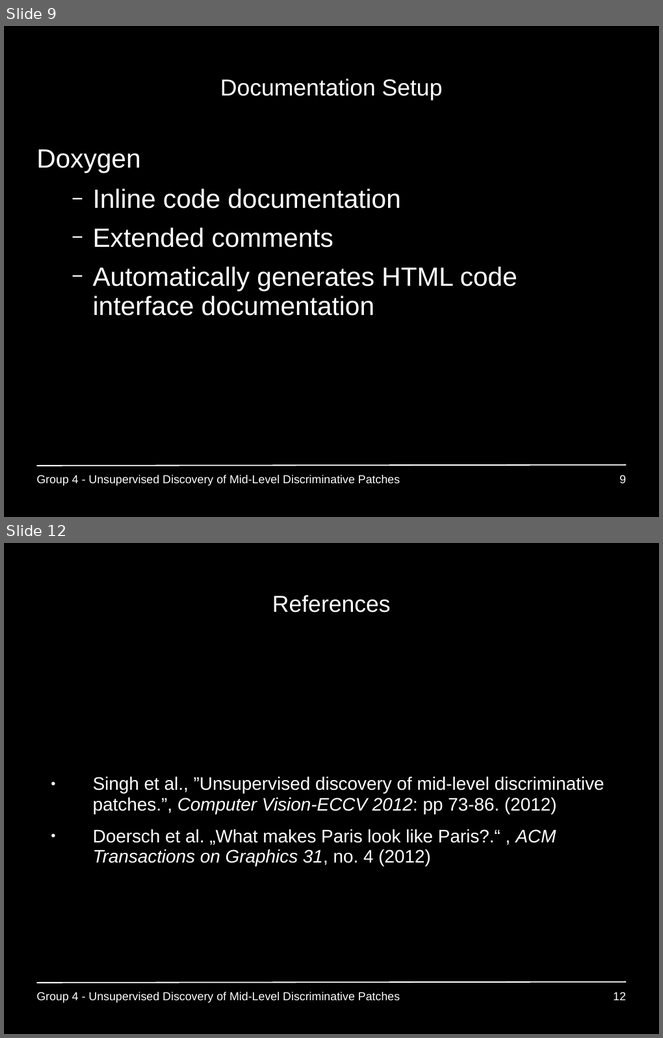
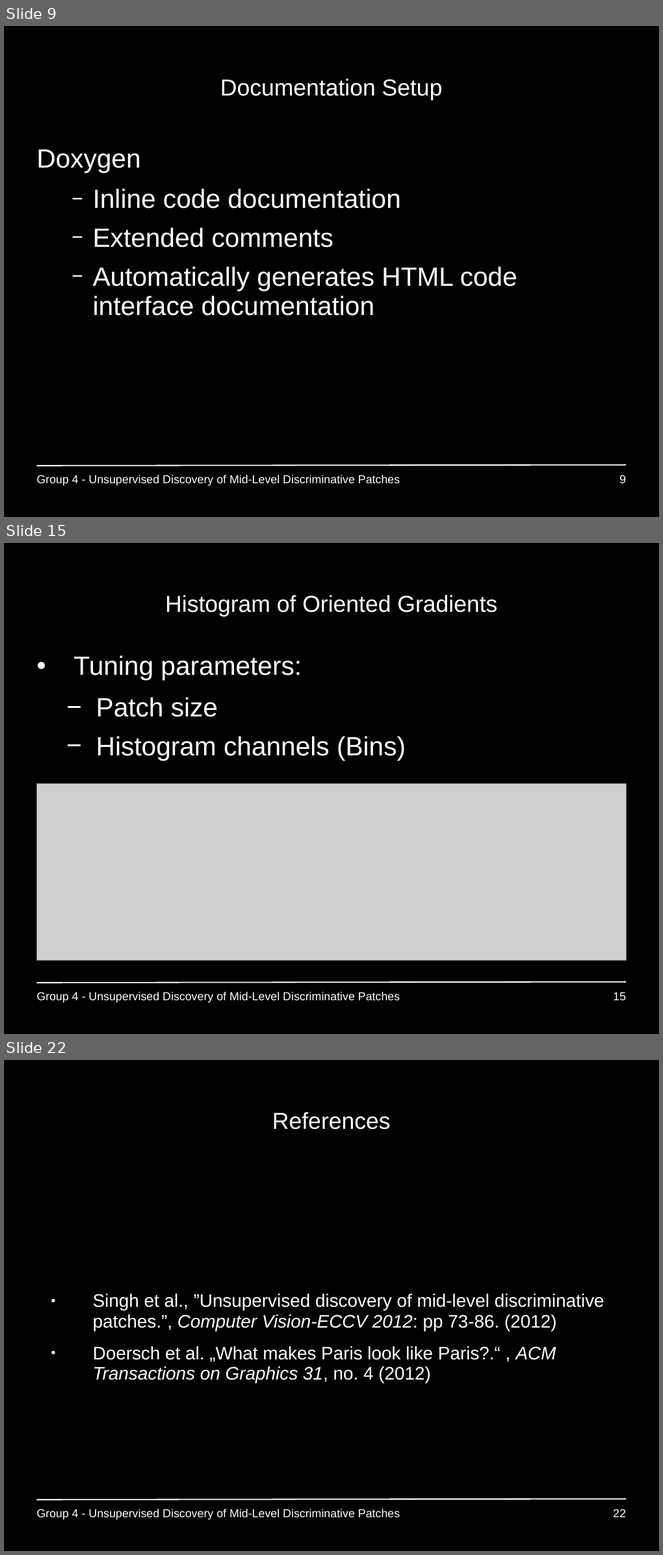
Before and after one commit to GiannisPapadopoulos/DiscriminativePatches, a slide deck: presentations/period2/MAI_Project1_Group4_p2.ppt. Shown one above the other, each under a label of ours: slides 9 and 12 before the commit, slides 9, 15 and 22 after it; the slides between them are not shown. The pictures are 663x1038 and 663x1555 pixels, drawn with LibreOffice and Linux fonts; fonts in the diff are those of the drawing; grey boxes stand for pictures; background and template pictures are left out. Boxes give left, top, right and bottom in pixels: in the first picture for what was removed or moved away, otherwise in the second. Text is boxed around its words. In the diff, an @@ line names an element or a change of style, - is before the commit and + after.

```diff
--- a/presentations/period2/MAI_Project1_Group4_p2.ppt
+++ b/presentations/period2/MAI_Project1_Group4_p2.ppt
@@ slide 15 added at box(4, 543, 659, 1034), background #000000; not listed: 1 template element that a slide beside it also shows @@
@@ title added at box(165, 595, 497, 616), 28 pt, text #FFFFFF @@
+Histogram of Oriented Gradients
@@ text added at box(74, 655, 406, 760), 32 pt, text #FFFFFF @@
+• Tuning parameters:
+  − Patch size
+  − Histogram channels (Bins)
@@ picture added at box(36, 783, 627, 961) @@
@@ text added at box(36, 992, 400, 1003), 14 pt, text #FFFFFF @@
+Group 4 - Unsupervised Discovery of Mid-Level Discriminative Patches
@@ page number added at box(613, 992, 626, 1001), 14 pt, text #FFFFFF @@
+15
@@ what was slide 12 is now slide 22 @@
@@ page number at box(613, 1509, 626, 1518): text changed @@
-12
+22
```
Also in this commit, not shown: 2 slides changed, 9 other slides added, 35 other files.
